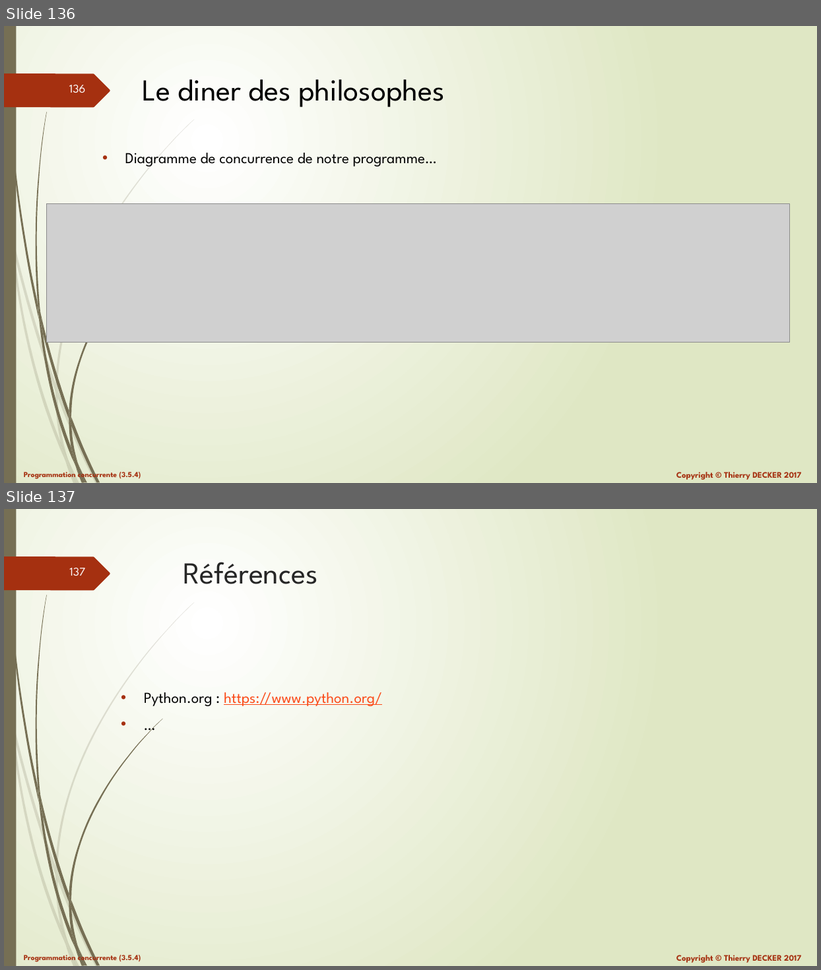
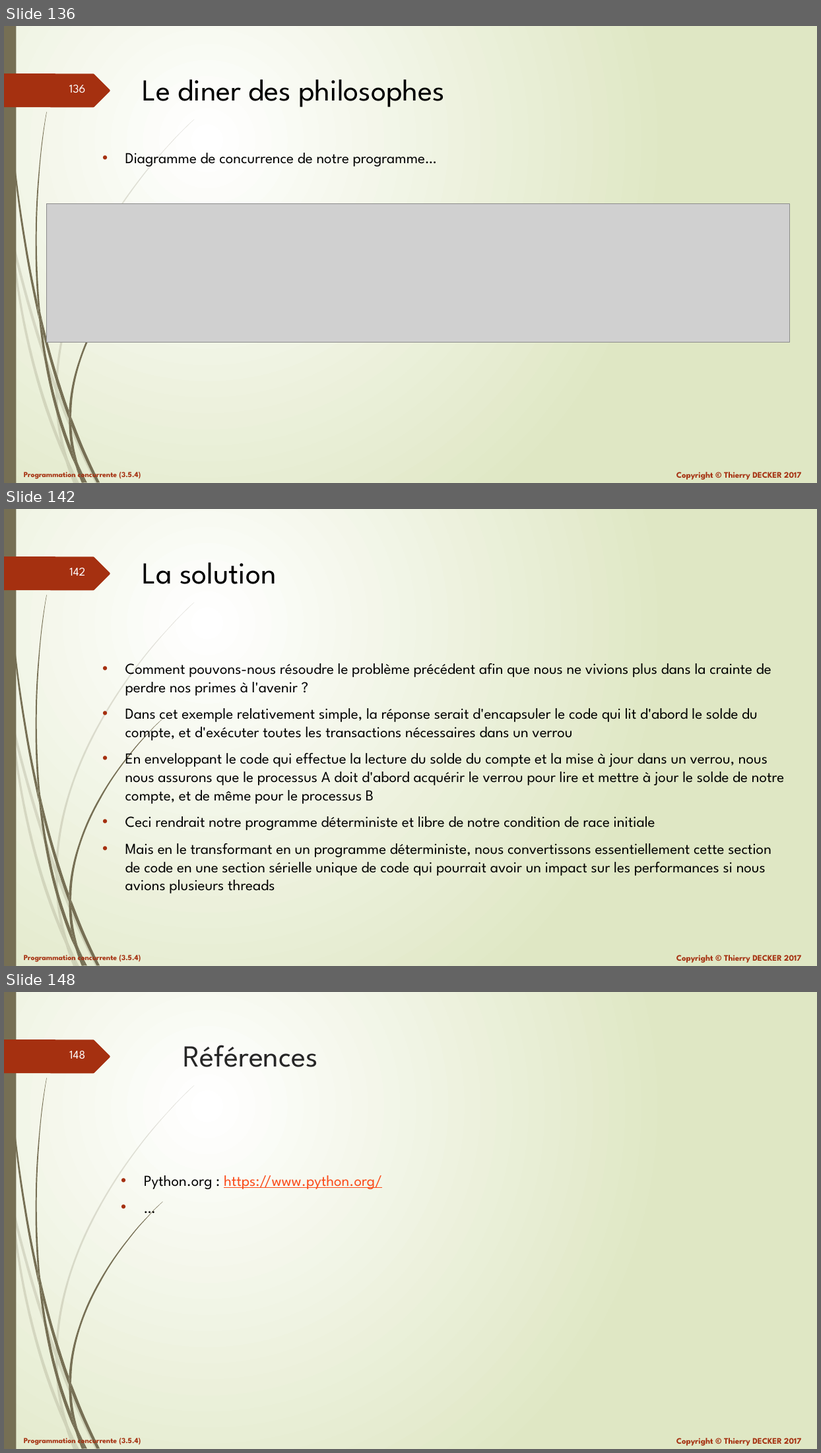
Before and after one commit to VikmanTheRacoon/learning-python, a slide deck: documentations/python-103.pptx. Shown one above the other, each under a label of ours: slides 136 and 137 before the commit, slides 136, 142 and 148 after it; the slides between them are not shown. The pictures are 821x970 and 821x1453 pixels, drawn with LibreOffice and Linux fonts; fonts in the diff are those of the drawing; grey boxes stand for pictures. Boxes give left, top, right and bottom in pixels: in the first picture for what was removed or moved away, otherwise in the second. Text is boxed around its words. In the diff, an @@ line names an element or a change of style, - is before the commit and + after.

```diff
--- a/documentations/python-103.pptx
+++ b/documentations/python-103.pptx
@@ slide 142 added at bbox=[4, 509, 817, 966], background gradient #FFFFFF to #DFE8C4; not listed: 27 template elements that a slide beside it also shows @@
@@ title added at bbox=[142, 562, 276, 584], 36 pt, text #000000 @@
+La solution
@@ text added at bbox=[125, 663, 784, 894], 18 pt, text #000000 @@
+• Comment pouvons-nous résoudre le problème précédent afin que nous ne vivions plus dans la crainte de perdre nos primes à l'avenir ?
+• Dans cet exemple relativement simple, la réponse serait d'encapsuler le code qui lit d'abord le solde du compte, et d'exécuter toutes les transactions nécessaires dans un verrou
+• En enveloppant le code qui effectue la lecture du solde du compte et la mise à jour dans un verrou, nous nous assurons que le processus A doit d'abord acquérir le verrou pour lire et mettre à jour le solde de notre compte, et de même pour le processus B
+• Ceci rendrait notre programme déterministe et libre de notre condition de race initiale
+• Mais en le transformant en un programme déterministe, nous convertissons essentiellement cette section de code en une section sérielle unique de code qui pourrait avoir un impact sur les performances si nous avions plusieurs threads
@@ what was slide 137 is now slide 148 @@
@@ page number at bbox=[69, 1051, 85, 1059]: text changed @@
-137
+148
```
Also in this commit, not shown: 10 other slides added, 1 other file.
